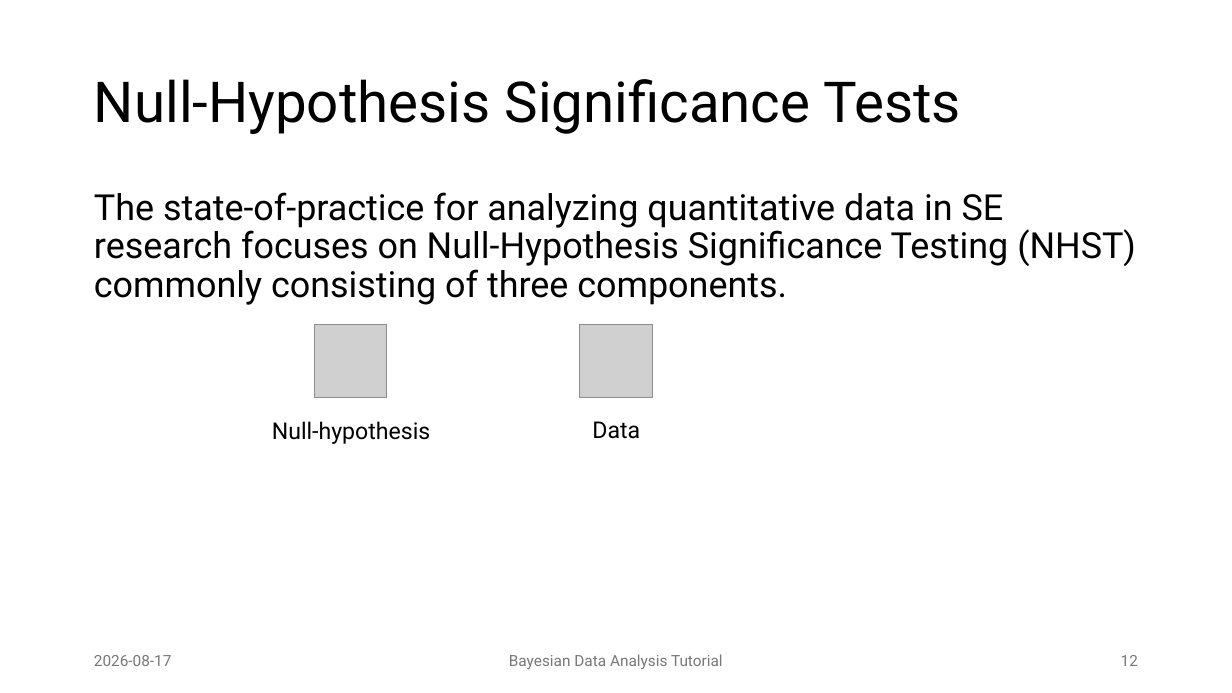
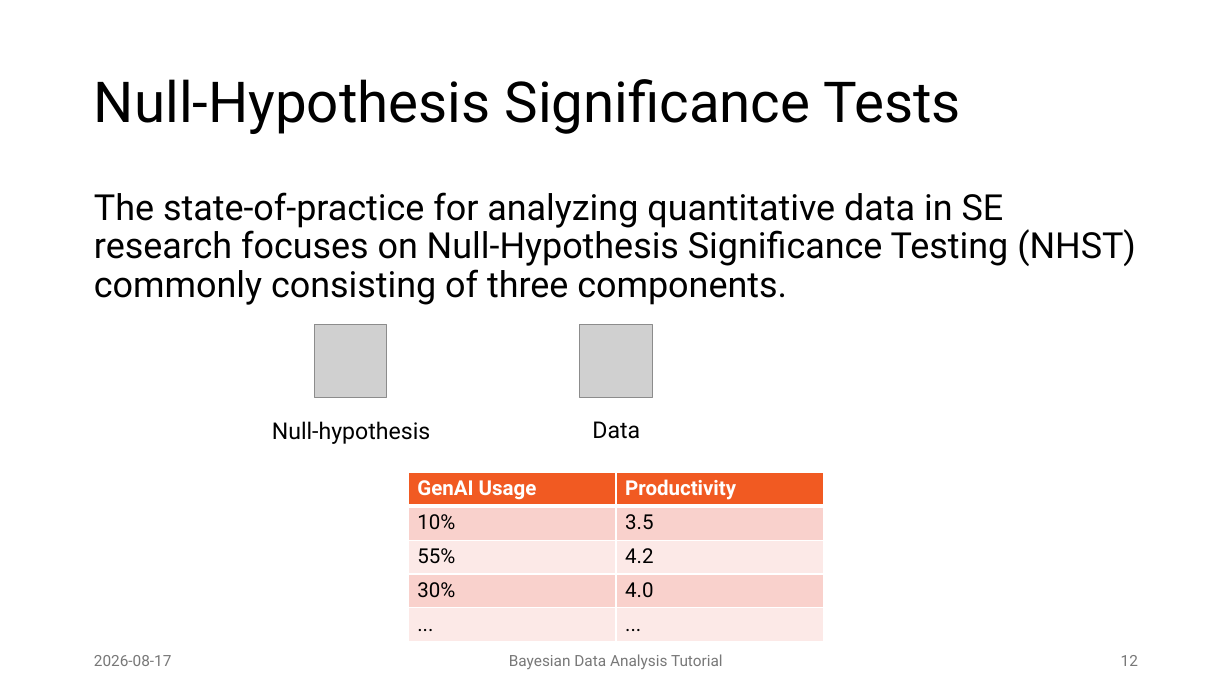
Before and after one commit to JulianFrattini/bda-intro, a slide deck: slide 12 of slides/presentations/2026-08-17-tutorial-reconf.pptx. Drawn at 1232x693 pixels with LibreOffice and Linux fonts; fonts in the diff are those of the drawing; grey boxes stand for pictures; background and template pictures are left out. Boxes give left, top, right and bottom in pixels: in the first picture for what was removed or moved away, otherwise in the second. Text is boxed around its words. In the diff, an @@ line names an element or a change of style, - is before the commit and + after.

```diff
--- a/slides/presentations/2026-08-17-tutorial-reconf.pptx
+++ b/slides/presentations/2026-08-17-tutorial-reconf.pptx
@@ table added at box(409, 472, 824, 641), 5 rows, 2 columns @@
+GenAI Usage | Productivity
+10% | 3.5
+55% | 4.2
+30% | 4.0
+... | ...
```
Also in this commit, not shown: 13 other slides changed, 9 slides added.
